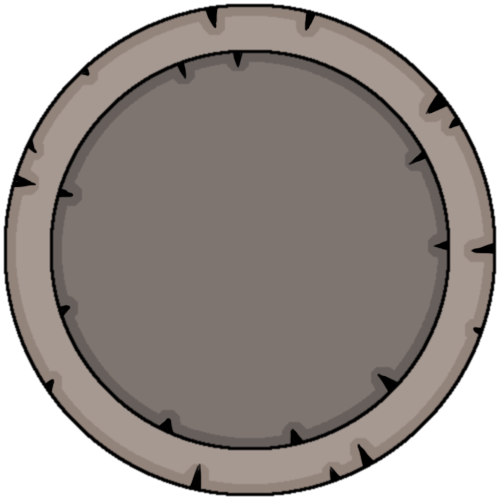
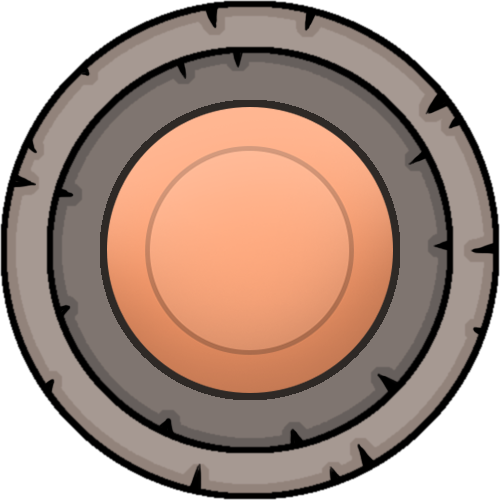
The second (500, 500) image is a revision of the first. Changes to its layers:
added group "스틱" with 3 layers above "레이어 19" over [0,0,500,500]
added layer "레이어 21" in group "스틱" over [107,107,393,393]
added layer "레이어 23" in group "스틱" over [0,0,500,500]
added layer "레이어 22" in group "스틱" over [100,100,400,400]
added group "배경" with 6 layers above "레이어 0" over [0,0,500,500]
moved "레이어 5" into group "배경" over [61,61,439,439]
moved "레이어 2" into group "배경" over [52,52,448,448]
moved "레이어 3" into group "배경", painted on it over [46,46,454,454]
moved "레이어 6" into group "배경" over [15,15,485,485]
moved "레이어 1" into group "배경" over [6,6,494,494]
moved "레이어 4" into group "배경", painted on it over [0,0,500,500]
hid "레이어 0" over [0,0,500,500]
